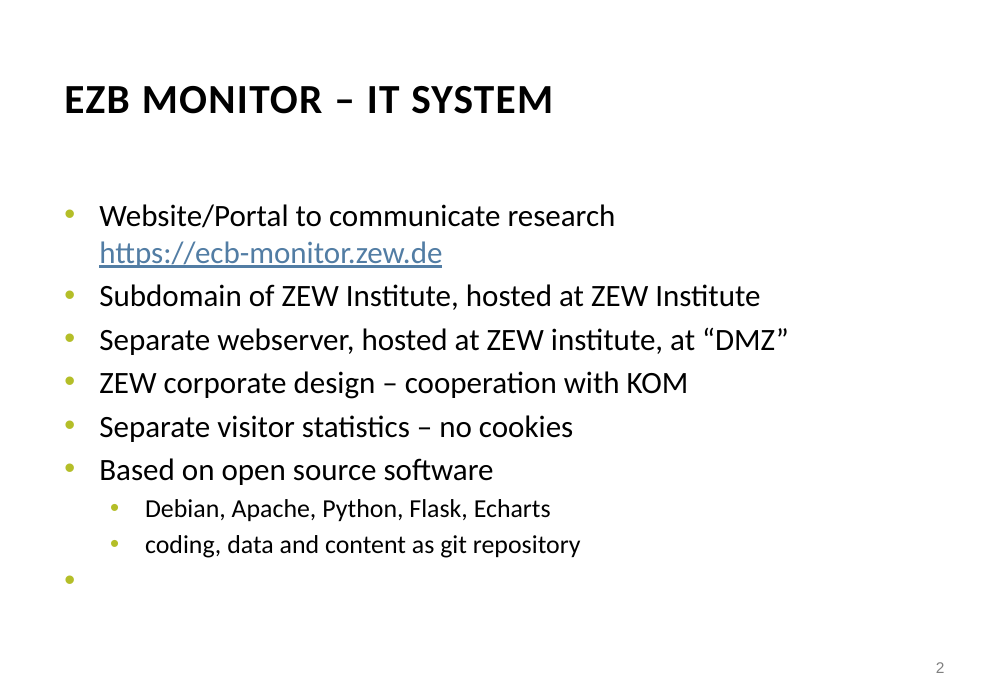
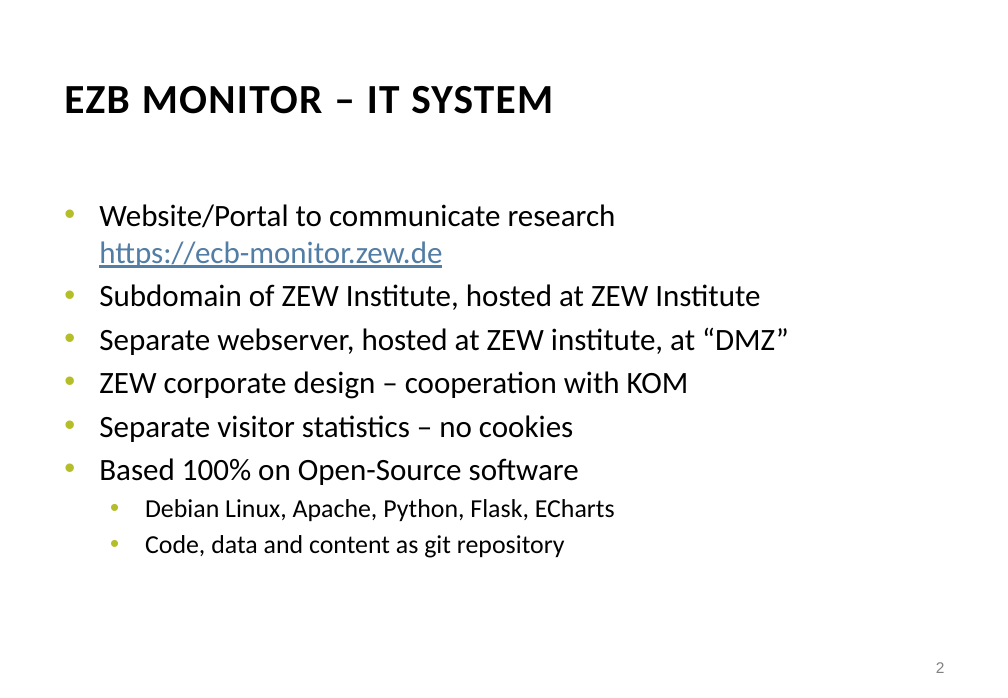
Before and after one commit to pbberlin/ecb-monitor-website, a slide deck: slide 2 of doc/architecture.pptx. Drawn at 1008x698 pixels with LibreOffice and Linux fonts; fonts in the diff are those of the drawing; background and template pictures are left out. Boxes give left, top, right and bottom in pixels: in the first picture for what was removed or moved away, otherwise in the second. Text is boxed around its words. In the diff, an @@ line names an element or a change of style, - is before the commit and + after.

```diff
--- a/doc/architecture.pptx
+++ b/doc/architecture.pptx
@@ text at (99, 458, 615, 558): text changed @@
-• Based on open source software
-  • Debian, Apache, Python, Flask, Echarts
-  • coding, data and content as git repository
+• Based 100% on Open-Source software
+  • Debian Linux, Apache, Python, Flask, ECharts
+  • Code, data and content as git repository
```
Also in this commit, not shown: 3 other slides changed, 12 other files.
